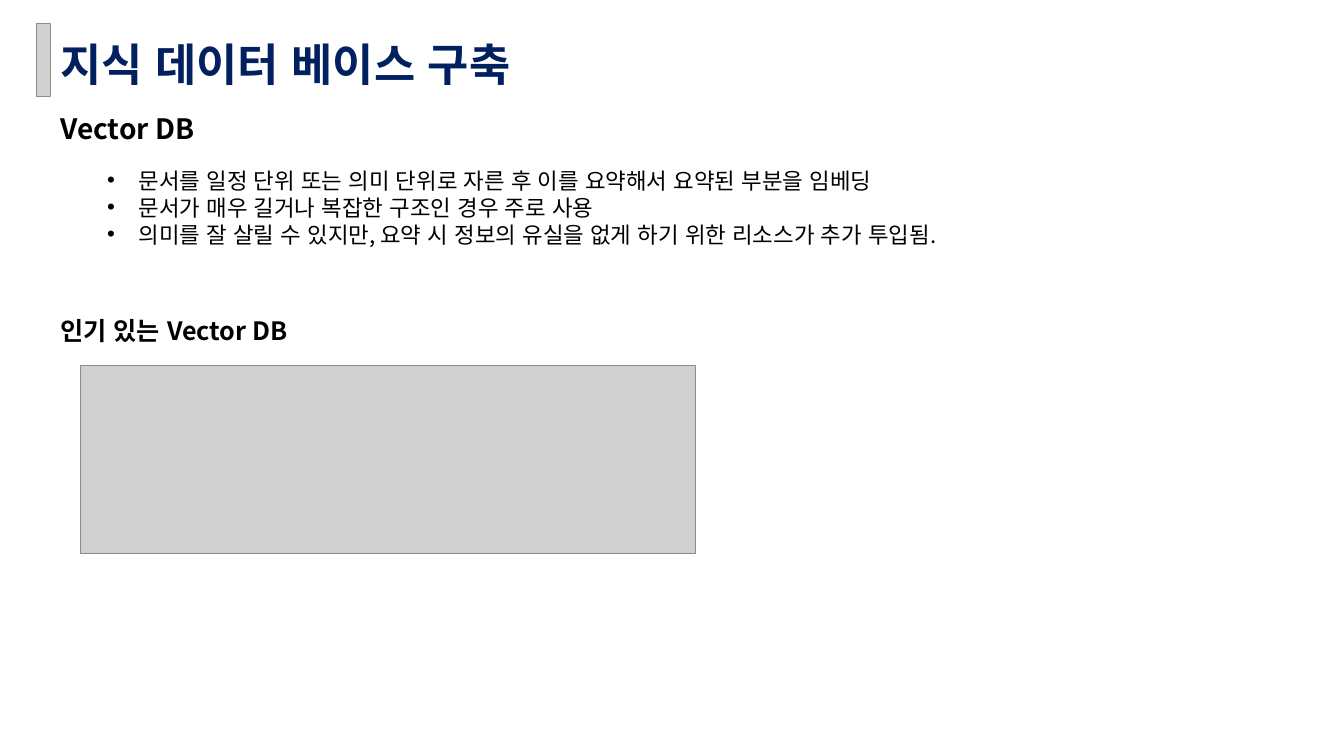
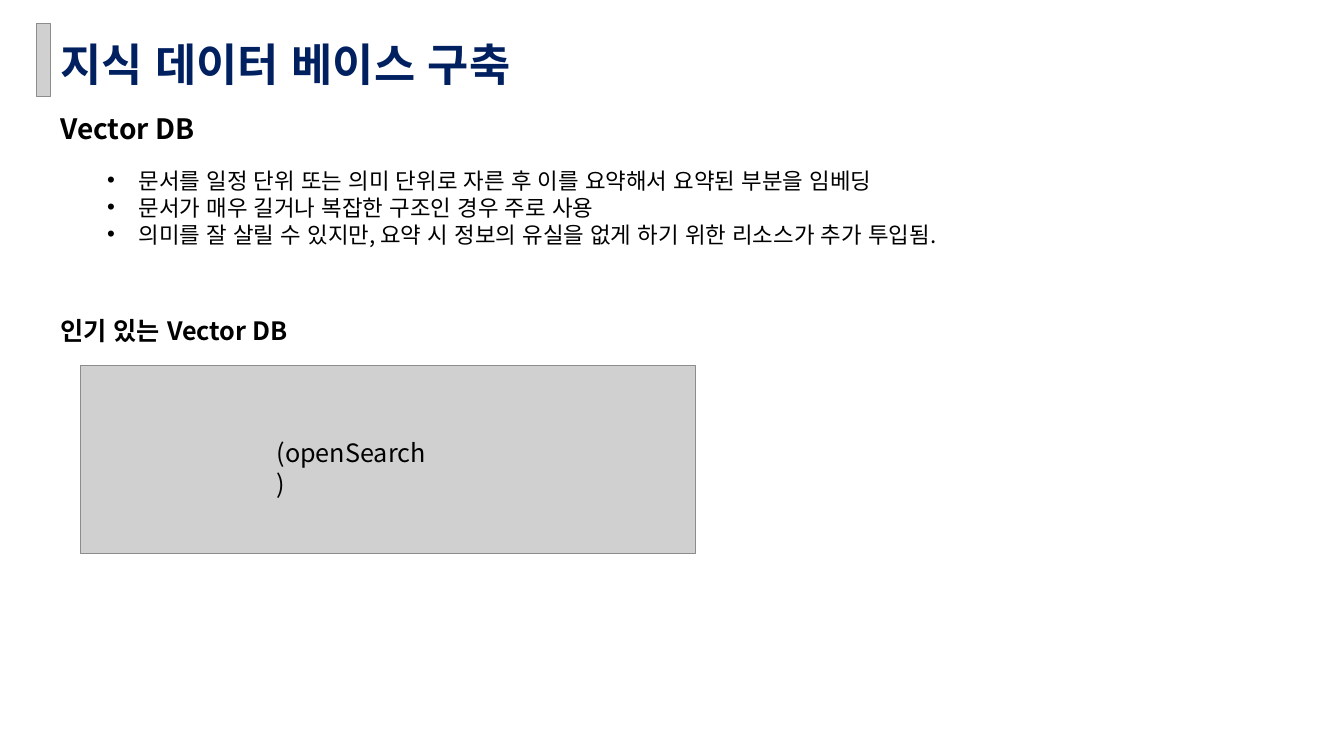
Before and after one commit to fs-jppark/openai-chatbot-class-fasoo, a slide deck: slide 22 of Week03/챗봇 애플리케이션 만들기(OpenAI API 활용) 사내 과정의 과제 3주차.pptx. Drawn at 1344x756 pixels with LibreOffice and Linux fonts; fonts in the diff are those of the drawing; grey boxes stand for pictures. Boxes give left, top, right and bottom in pixels: in the first picture for what was removed or moved away, otherwise in the second. Text is boxed around its words. In the diff, an @@ line names an element or a change of style, - is before the commit and + after.

```diff
--- a/Week03/챗봇 애플리케이션 만들기(OpenAI API 활용) 사내 과정의 과제 3주차.pptx
+++ b/Week03/챗봇 애플리케이션 만들기(OpenAI API 활용) 사내 과정의 과제 3주차.pptx
@@ text added at box(277, 441, 426, 468), 18 pt, text #000000 @@
+(openSearch)
```
Also in this commit, not shown: 3 other slides changed, 2 slides added.
